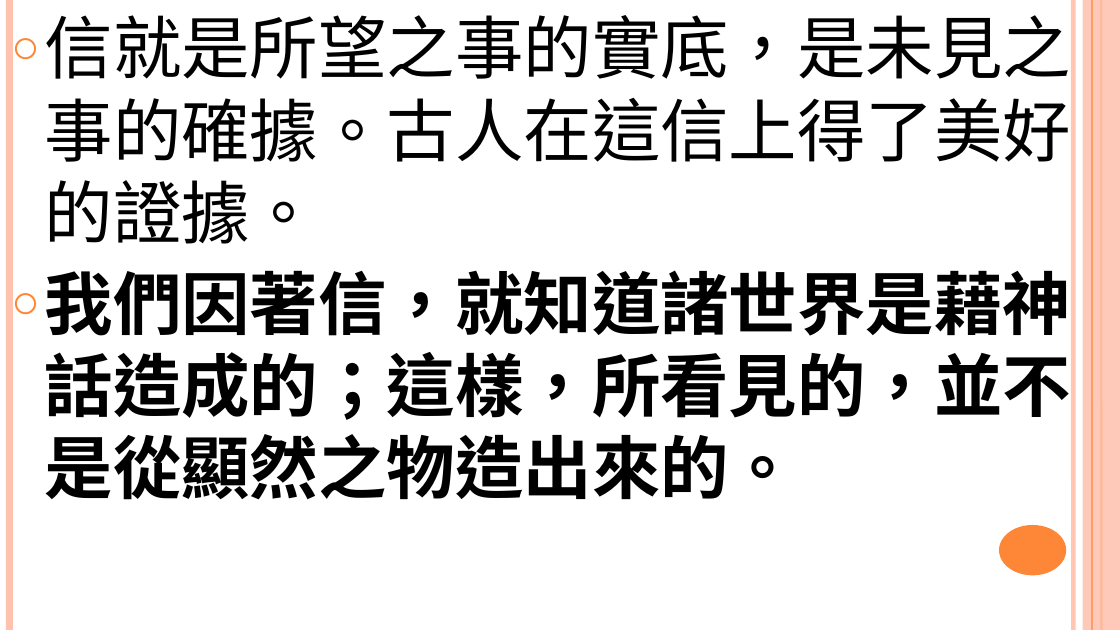
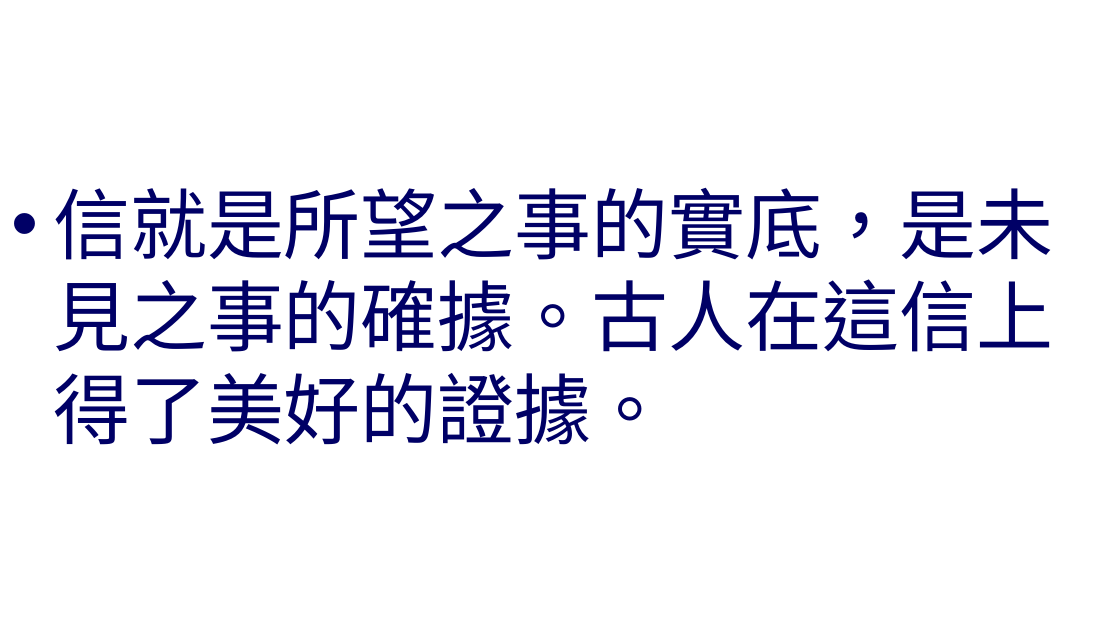
Before and after one commit to batisuoc/worship-resources, a slide deck: slide 2 of 66信心.pptx. Drawn at 1120x630 pixels with LibreOffice and Linux fonts; fonts in the diff are those of the drawing; background and template pictures are left out. Boxes give left, top, right and bottom in pixels: in the first picture for what was removed or moved away, otherwise in the second. Text is boxed around its words. In the diff, an @@ line names an element or a change of style, - is before the commit and + after.

```diff
--- a/66信心.pptx
+++ b/66信心.pptx
@@ text "信就是所望之事的實底，是未見之事的確據。古人在這信上得了美好的證據。" at [53,188,1053,445]: size 44 to 49.5 pt, text colour #000000 to #000066; bullet ○ to •; more space between paragraphs; vertical alignment top to middle @@
@@ line removed from (9, 0) to (9, 629) @@
@@ line removed from (1073, 0) to (1073, 629) @@
@@ rectangle removed at [1083,0,1120,629] @@
@@ line removed from (1092, 0) to (1092, 629) @@
@@ line removed from (1101, 0) to (1101, 629) @@
@@ text at [45,259,1072,500]: paragraph removed @@
-○ 我們因著信，就知道諸世界是藉神話造成的；這樣，所看見的，並不是從顯然之物造出來的。
@@ ellipse removed at [999,525,1066,576] @@
```
Also in this commit, not shown: 5 other slides changed, 2 slides added.
